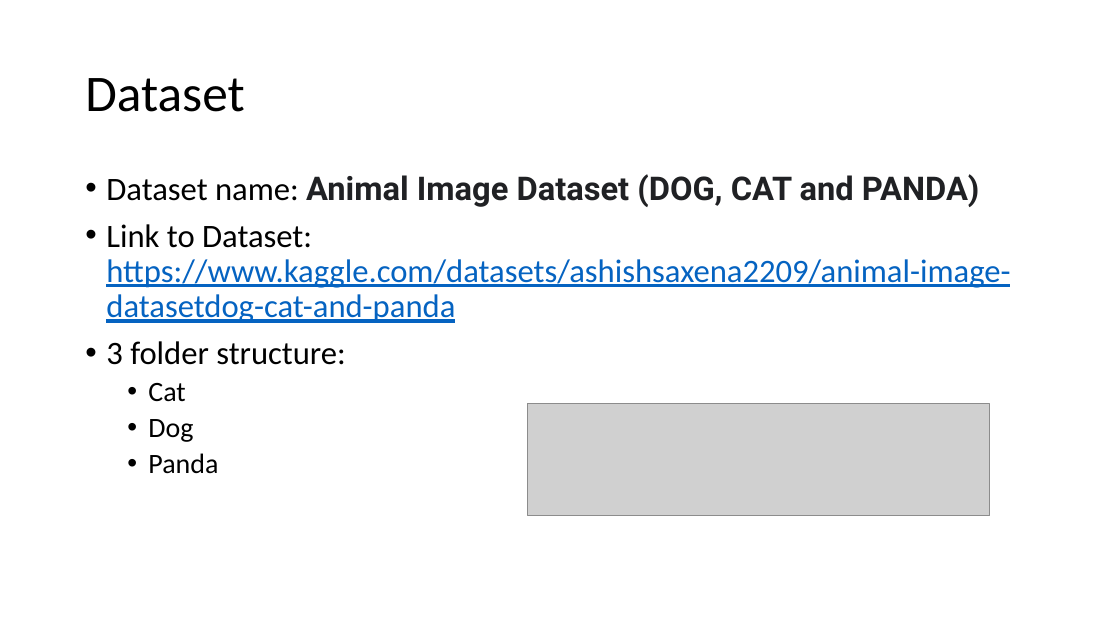
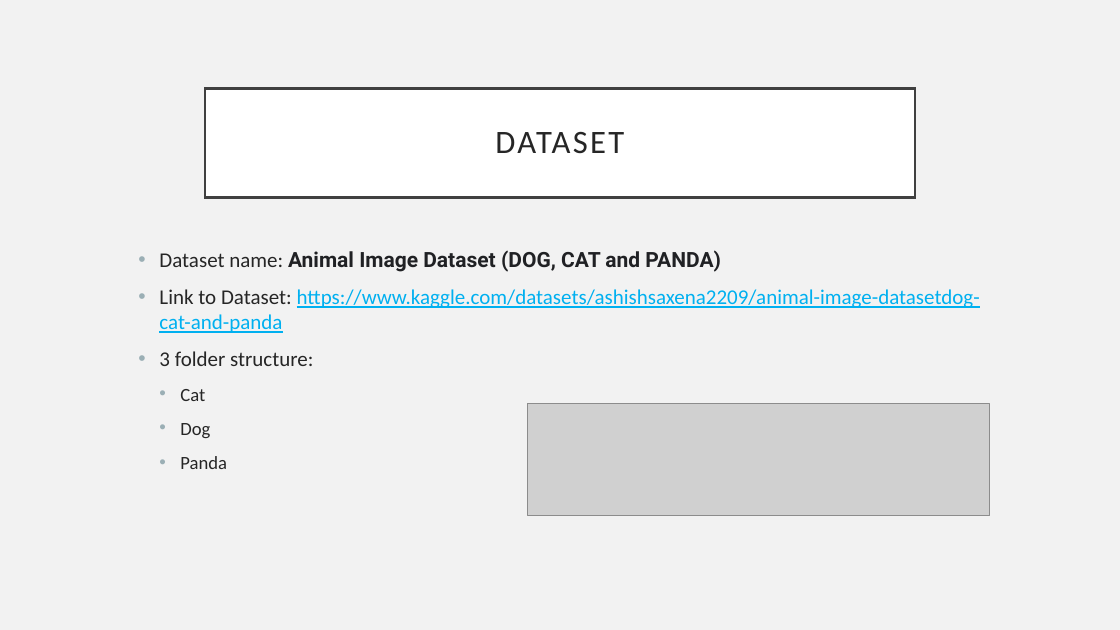
Before and after one commit to EZRA-DVLPR/MachineLearning-Comp542, a slide deck: slide 2 of group_proj/presentations/projPres1.pptx. Drawn at 1120x630 pixels with LibreOffice and Linux fonts; fonts in the diff are those of the drawing; grey boxes stand for pictures. Boxes give left, top, right and bottom in pixels: in the first picture for what was removed or moved away, otherwise in the second. Text is boxed around its words. In the diff, an @@ line names an element or a change of style, - is before the commit and + after.

```diff
--- a/group_proj/presentations/projPres1.pptx
+++ b/group_proj/presentations/projPres1.pptx
@@ background #FFFFFF to #F2F2F2 @@
@@ title "DATASET": place and size @@
-title "DATASET" at <box>85,78,244,112</box>
+title "DATASET" at <box>205,88,915,197</box>
@@ title "DATASET" at <box>205,88,915,197</box>: fill none to #FFFFFF; outline none to #404040 2.5 pt @@
@@ title at <box>495,132,624,153</box>: text changed; size 44 to 28 pt; text colour #000000 to #262626 @@
-Dataset
+DATASET
@@ text "Dataset name: Animal Image Dataset ...": place and size @@
-text "Dataset name: Animal Image Dataset ..." at <box>106,174,1010,474</box>
+text "Dataset name: Animal Image Dataset ..." at <box>159,250,980,469</box>
@@ text "Dataset name: Animal Image Dataset ..." at <box>159,250,980,469</box>: size 28 to 18 pt; text colour #000000 to #262626 in "Dataset name:", "Link to Dataset:", "3 folder structure:", "Cat" and 2 more places; text colour #0563C1 to #00B0F0 in "https://www.kaggle.com/datasets/ashishsaxena2209/animal-imag ..."; size 24 to 16 pt in "Cat", "Dog", "Panda"; line spacing 0.9 to 1; indent changed; more space between paragraphs @@
```
Also in this commit, not shown: 6 other slides changed, 3 other files.
